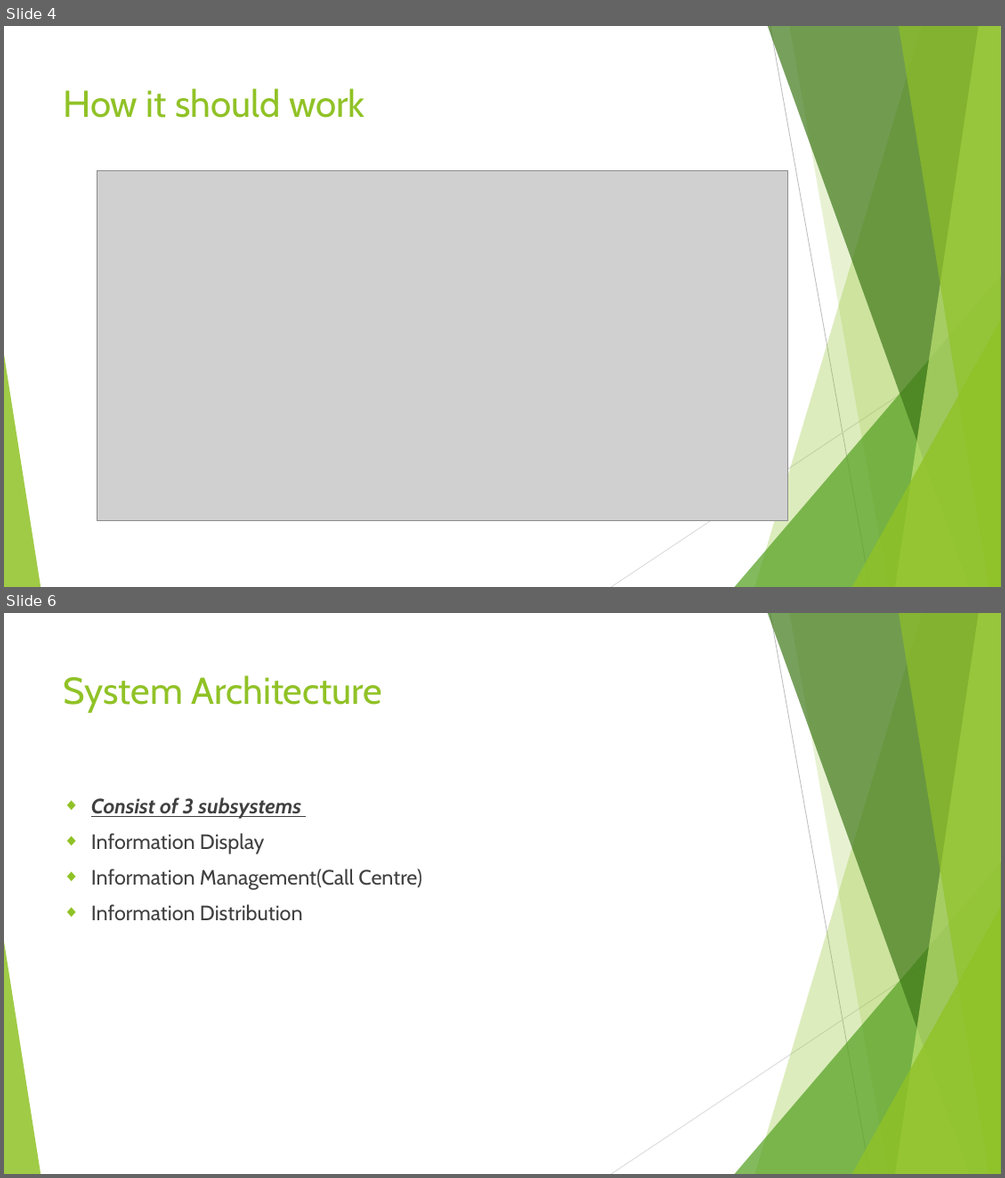
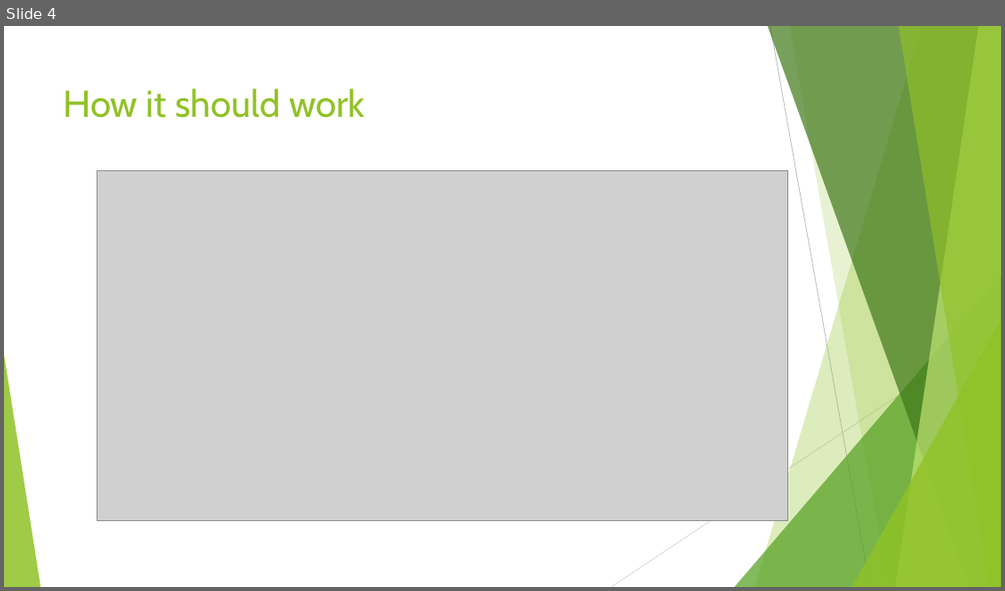
Before and after one commit to horaceyoung/Crisis-Management-System, a slide deck: Presentation Slides new.pptx. Shown one above the other, each under a label of ours: slides 4 and 6 before the commit, slide 4 after it; the slides between them are not shown. The pictures are 1005x1178 and 1005x591 pixels, drawn with LibreOffice and Linux fonts; fonts in the diff are those of the drawing; grey boxes stand for pictures. Boxes give left, top, right and bottom in pixels: in the first picture for what was removed or moved away, otherwise in the second. Text is boxed around its words. In the diff, an @@ line names an element or a change of style, - is before the commit and + after.

```diff
--- a/Presentation Slides new.pptx
+++ b/Presentation Slides new.pptx
@@ slide 6 removed at (4,613,1001,1174), background #FFFFFF; not listed: 10 template elements that a slide beside it also shows @@
@@ title removed at (63,675,382,713) @@
-System Architecture
@@ text removed at (91,797,421,921) @@
-◆ Consist of 3 subsystems
-◆ Information Display
-◆ Information Management(Call Centre)
-◆ Information Distribution
```
Also in this commit, not shown: 5 slides changed, 3 other slides removed.
